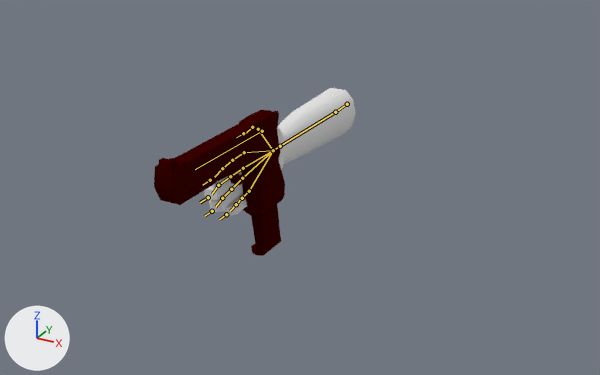
Before and after pictures for a commit that changed the Blender file Models/Raw/player_hand.blend.
One viewpoint serves both versions: a camera (50 mm lens) standing at (1.81, -3.1, 1.34) and looking at (0.36, -0.47, 0.03). Arrows for +X, +Y and +Z are at lower left; the lights stay in place. The bones that bend it are drawn over the model as lines.

In view in the first picture: 'Gun', 'pCube1'.
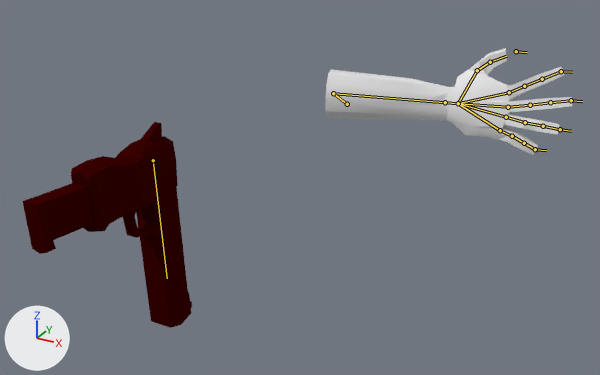
The newer file adds an action. The first version stands in its rest pose; the second is drawn at frame 10 of the action 'Recall Left'.

What differs and where, as boxes (x1, y1, x2, y2) in the pictures (600 x 375 px):
```json
{"object": "Gun", "change": "posed", "before": [154, 110, 285, 256], "after": [23, 122, 192, 328], "on screen": "29% wider, 41% taller"}
{"object": "pCube1", "change": "posed", "before": [204, 88, 356, 217], "after": [325, 48, 572, 155], "on screen": "62% wider, 17% shorter"}
{"bone": "root", "before": "(347, 104) to (335, 112)", "after": "(347, 104) to (333, 93)"}
{"bone": "arm", "before": "(335, 112) to (280, 146)", "after": "(333, 93) to (445, 102)"}
{"bone": "wrist", "before": "(280, 146) to (273, 150)", "after": "(445, 102) to (458, 103)"}
{"bone": "thumb.meta", "before": "(273, 150) to (258, 129)", "after": "(458, 103) to (477, 70)"}
{"bone": "thumb.1", "before": "(258, 129) to (252, 127)", "after": "(477, 70) to (490, 62)"}
{"bone": "thumb.ik", "before": "(243, 133) to (236, 137)", "after": "(516, 51) to (527, 52)"}
{"bone": "pinky.ik", "before": "(226, 214) to (219, 219)", "after": "(535, 149) to (546, 150)"}
{"bone": "ring.ik", "before": "(212, 211) to (204, 216)", "after": "(560, 129) to (571, 131)"}
{"bone": "middle.ik", "before": "(208, 197) to (200, 202)", "after": "(571, 100) to (582, 101)"}
{"bone": "pointer.ik", "before": "(210, 180) to (202, 185)", "after": "(561, 71) to (572, 72)"}
{"bone": "gun", "before": "(262, 131) to (195, 169)", "after": "(153, 160) to (167, 278)"}
```

Edits to the scene script, one JSON object a line:
```json
{"block": "bone_root", "where": "bone_root = bpy.data.objects['Armature'].pose.bones['root']"}
{"op": "set", "path": "bone_root.rotation_quaternion", "old": "(1.0, 0.0, 0.0, 0.0)", "new": "(0.937, -0.309, -0.09, 0.132)", "note": "degrees (0, 0, 0) -> degrees (-37, -5, 18)"}
{"block": "bone_arm", "where": "bone_arm = bpy.data.objects['Armature'].pose.bones['arm']  # child of 'root'"}
{"op": "set", "path": "bone_arm.rotation_quaternion", "old": "(1.0, 0.0, 0.0, 0.0)", "new": "(0.447, -0.112, 0.293, 0.838)", "note": "degrees (0, 0, 0) -> degrees (26, 27, 130)"}
{"block": "bone_wrist", "where": "bone_wrist = bpy.data.objects['Armature'].pose.bones['wrist']  # child of 'arm'"}
{"op": "set", "path": "bone_wrist.rotation_quaternion", "old": "(1.0, 0.0, 0.0, 0.0)", "new": "(0.982, -0.018, -0.134, 0.133)", "note": "degrees (0, 0, 0) -> degrees (-4, -15, 16)"}
{"block": "bone_thumb_meta", "where": "bone_thumb_meta = bpy.data.objects['Armature'].pose.bones['thumb.meta']  # child of 'wrist'"}
{"op": "set", "path": "bone_thumb_meta.rotation_quaternion", "old": "(1.0, 0.0, 0.0, 0.0)", "new": "(0.977, -0.168, -0.099, -0.084)", "note": "degrees (0, 0, 0) -> degrees (-19, -13, -8)"}
{"block": "bone_thumb_1", "where": "bone_thumb_1 = bpy.data.objects['Armature'].pose.bones['thumb.1']  # child of 'thumb.meta'"}
{"op": "set", "path": "bone_thumb_1.rotation_quaternion", "old": "(1.0, 0.0, 0.0, 0.0)", "new": "(0.908, 0.163, -0.385, 0.023)", "note": "degrees (0, 0, 0) -> degrees (23, -45, -7)"}
{"block": "bone_thumb_ik", "where": "bone_thumb_ik = bpy.data.objects['Armature'].pose.bones['thumb.ik']  # child of 'wrist'"}
{"op": "set", "path": "bone_thumb_ik.location", "old": "(0.0, 0.0, 0.0)", "new": "(-0.051, -0.065, 0.089)"}
{"block": "bone_pinky_ik", "where": "bone_pinky_ik = bpy.data.objects['Armature'].pose.bones['pinky.ik']  # child of 'wrist'"}
{"op": "set", "path": "bone_pinky_ik.location", "old": "(0.0, 0.0, 0.0)", "new": "(0.057, -0.05, -0.065)"}
{"block": "bone_ring_ik", "where": "bone_ring_ik = bpy.data.objects['Armature'].pose.bones['ring.ik']  # child of 'wrist'"}
{"op": "set", "path": "bone_ring_ik.location", "old": "(0.0, 0.0, 0.0)", "new": "(0.096, -0.035, -0.011)"}
{"block": "bone_middle_ik", "where": "bone_middle_ik = bpy.data.objects['Armature'].pose.bones['middle.ik']  # child of 'wrist'"}
{"op": "set", "path": "bone_middle_ik.location", "old": "(0.0, 0.0, 0.0)", "new": "(0.064, -0.039, 0.051)"}
{"op": "set", "path": "bone_middle_ik.rotation_quaternion", "old": "(1.0, 0.0, 0.0, 0.0)", "new": "(1.0, 0.008, 0.0, 0.0)", "note": "degrees (0, 0, 0) -> degrees (1, 0, 0)"}
{"block": "bone_pointer_ik", "where": "bone_pointer_ik = bpy.data.objects['Armature'].pose.bones['pointer.ik']  # child of 'wrist'"}
{"op": "set", "path": "bone_pointer_ik.location", "old": "(0.0, 0.0, 0.0)", "new": "(0.116, -0.072, 0.115)"}
{"block": "bone_gun", "where": "bone_gun = bpy.data.objects['Armature'].pose.bones['gun']"}
{"op": "set", "path": "bone_gun.location", "old": "(0.0, 0.0, 0.0)", "new": "(0.0, 0.702, -0.116)"}
{"op": "set", "path": "bone_gun.rotation_quaternion", "old": "(1.0, 0.0, 0.0, 0.0)", "new": "(0.0, 0.0, 0.63, 0.67)", "note": "degrees (0, 0, 0) -> degrees (86, 0, -180)"}
```
